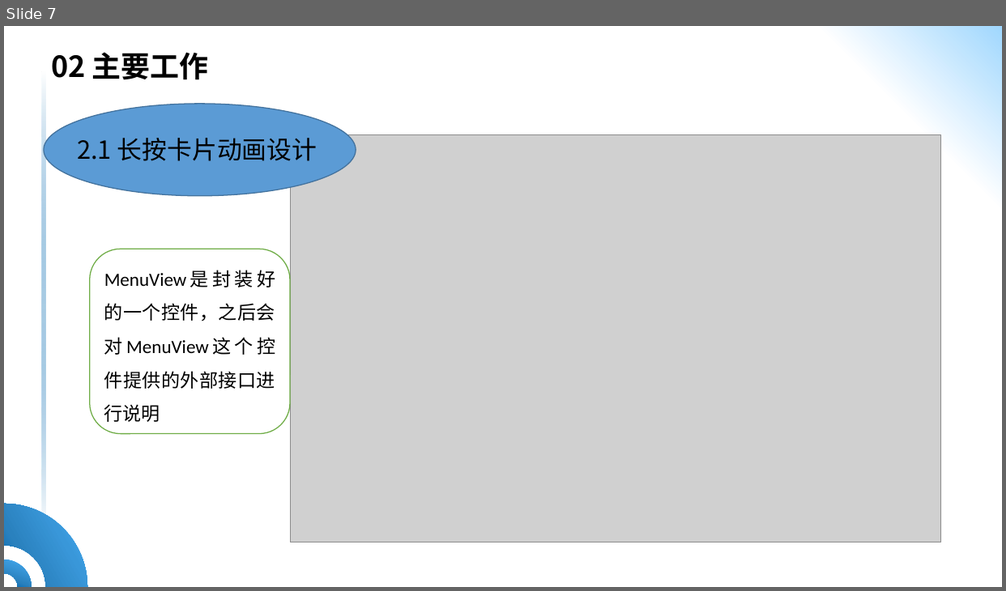
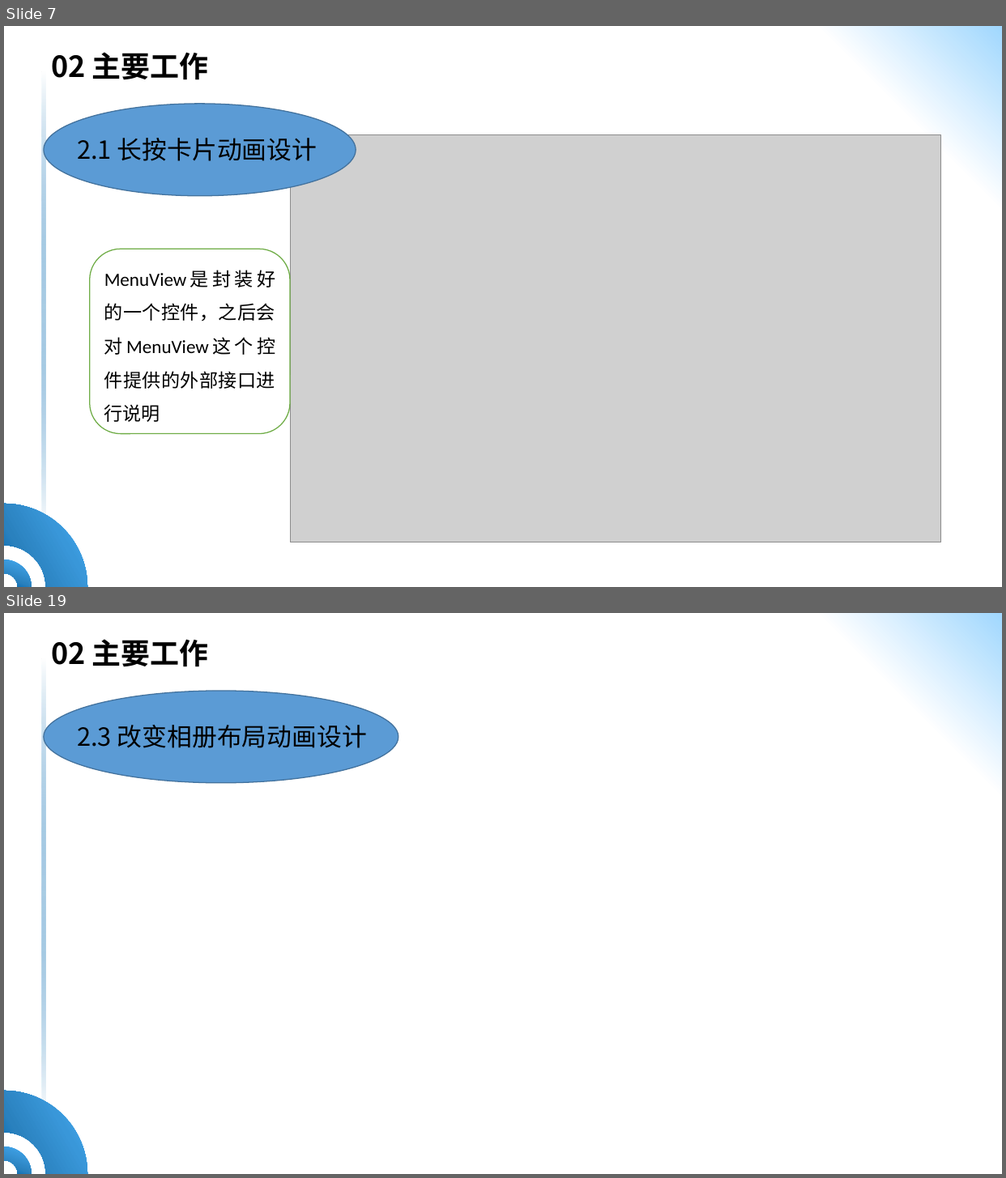
Before and after one commit to HQ-L/ppt-10.27, a slide deck: 答辩ppt-李慧奇.pptx. Shown one above the other, each under a label of ours: slide 7 before the commit, slides 7 and 19 after it; the slides between them are not shown. The pictures are 1006x591 and 1006x1178 pixels, drawn with LibreOffice and Linux fonts; fonts in the diff are those of the drawing; grey boxes stand for pictures; background and template pictures are left out. Boxes give left, top, right and bottom in pixels: in the first picture for what was removed or moved away, otherwise in the second. Text is boxed around its words. In the diff, an @@ line names an element or a change of style, - is before the commit and + after.

```diff
--- a/答辩ppt-李慧奇.pptx
+++ b/答辩ppt-李慧奇.pptx
@@ slide 19 added at (4, 613, 1002, 1174), background gradient #FFFFFF to #A0D7FE; not listed: 3 template elements that a slide beside it also shows @@
@@ text added at (51, 639, 209, 667), 28 pt, text #000000, bold @@
+02 主要工作
@@ ellipse added at (44, 691, 398, 783), fill #5B9BD5, outline #43739E 1 pt @@
@@ text added at (77, 725, 367, 748), 24 pt, text #000000 @@
+2.3 改变相册布局动画设计
```
Also in this commit, not shown: 2 slides changed, 14 other slides added.
